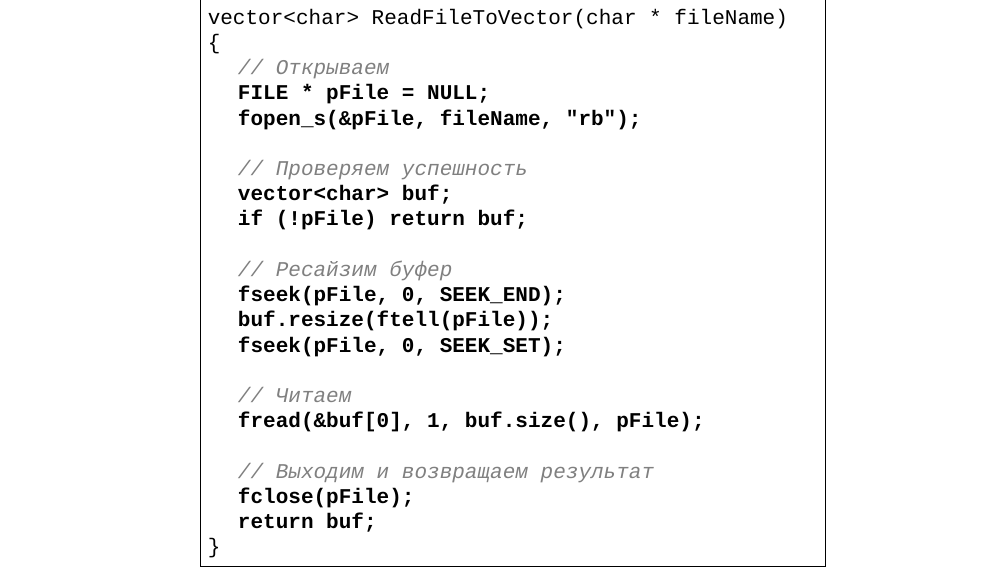
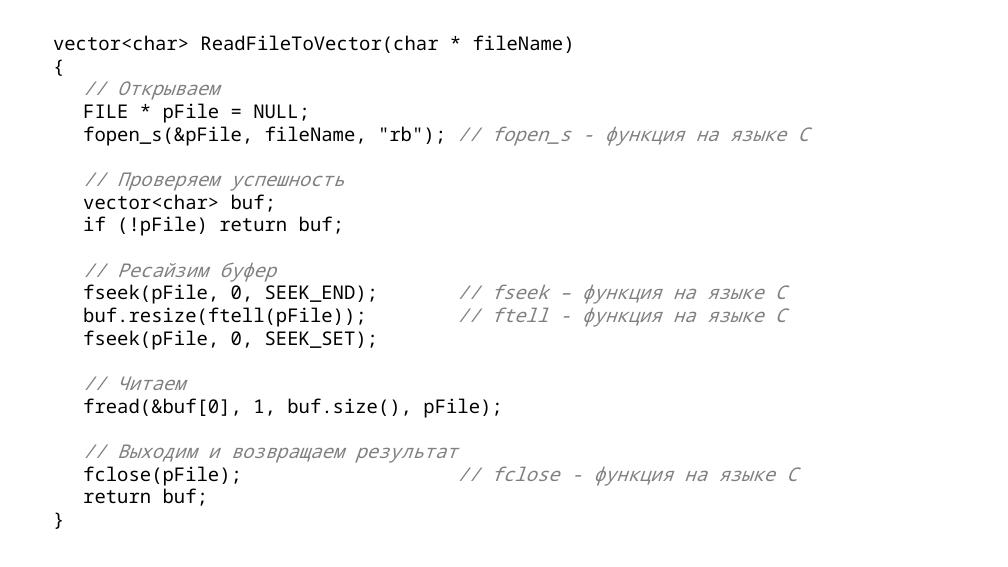
Before and after one commit to alexey-malov/oop, a slide deck: slide 51 of lectures/05/Обработка ошибок и исключительных ситуаций.pptx. Drawn at 1008x567 pixels with LibreOffice and Linux fonts; fonts in the diff are those of the drawing. Boxes give left, top, right and bottom in pixels: in the first picture for what was removed or moved away, otherwise in the second. Text is boxed around its words. In the diff, an @@ line names an element or a change of style, - is before the commit and + after.

```diff
--- a/lectures/05/Обработка ошибок и исключительных ситуаций.pptx
+++ b/lectures/05/Обработка ошибок и исключительных ситуаций.pptx
@@ text "vector<char> ReadFileToVector(char * fileName)": place and size @@
-text "vector<char> ReadFileToVector(char * fileName)" at (200, 0, 826, 567)
+text "vector<char> ReadFileToVector(char * fileName)" at (53, 35, 809, 506)
@@ text "vector<char> ReadFileToVector(char * fileName)" at (53, 35, 809, 506): outline #000000 1.5 pt to none @@
@@ text at (53, 35, 575, 506): size 20 to 18 pt, font Courier New to Noto Sans Mono in "vector<char> ReadFileToVector(char * fileName)", "{", "// Открываем", "FILE * pFile = NULL;" and 10 more places; bold off in "FILE * pFile = NULL;", "vector<char> buf;", "if (!pFile) return buf;", "fseek(pFile, 0, SEEK_SET);" and 2 more places @@
@@ text at (83, 126, 809, 146): text changed; size 20 to 18 pt; font Courier New to Noto Sans Mono; bold off @@
-fopen_s(&pFile, fileName, "rb");
+fopen_s(&pFile, fileName, "rb"); // fopen_s - функция на языке C
@@ text at (83, 284, 786, 327): text changed; size 20 to 18 pt; font Courier New to Noto Sans Mono; bold off @@
-fseek(pFile, 0, SEEK_END);
-buf.resize(ftell(pFile));
+fseek(pFile, 0, SEEK_END); // fseek – функция на языке C
+buf.resize(ftell(pFile)); // ftell - функция на языке C
@@ text at (83, 466, 797, 486): text changed; size 20 to 18 pt; font Courier New to Noto Sans Mono; text colour #000000 to #808080; bold off; italic on @@
-fclose(pFile);
+fclose(pFile); // fclose - функция на языке C
```
Also in this commit, not shown: 27 other slides changed.
